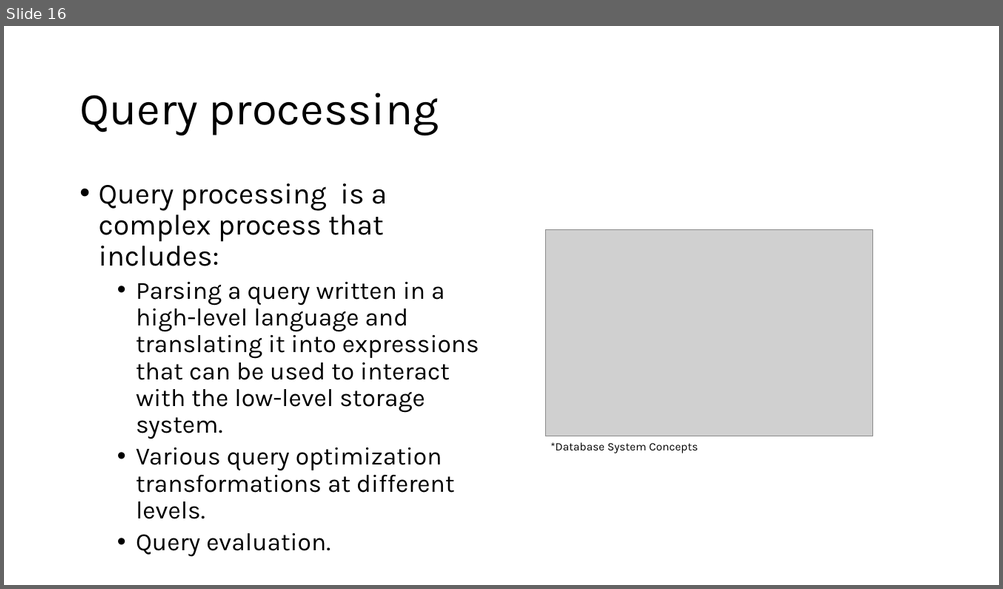
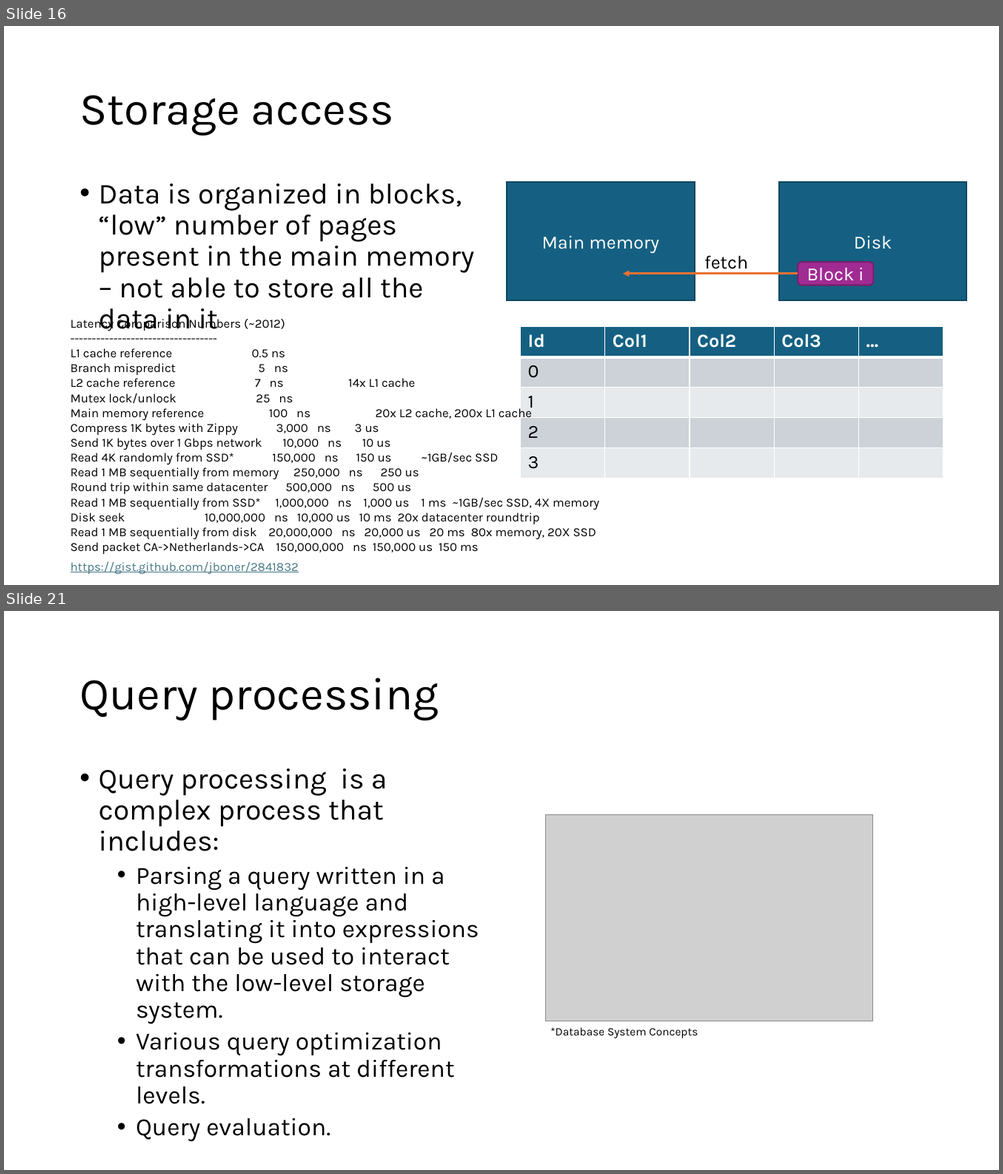
Before and after one commit to aregm/system-design-course, a slide deck: docs/Lecture 8.pptx. Shown one above the other, each under a label of ours: slide 16 before the commit, slides 16 and 21 after it; the slides between them are not shown. The pictures are 1003x589 and 1003x1174 pixels, drawn with LibreOffice and Linux fonts; fonts in the diff are those of the drawing; grey boxes stand for pictures. Boxes give left, top, right and bottom in pixels: in the first picture for what was removed or moved away, otherwise in the second. Text is boxed around its words. In the diff, an @@ line names an element or a change of style, - is before the commit and + after.

```diff
--- a/docs/Lecture 8.pptx
+++ b/docs/Lecture 8.pptx
@@ slide 16 added at bbox=[4, 26, 999, 585], background #FFFFFF @@
@@ title added at bbox=[79, 95, 394, 136], 44 pt, text #000000 @@
+Storage access
@@ text added at bbox=[99, 184, 474, 331], 28 pt, text #000000 @@
+• Data is organized in blocks, “low” number of pages present in the main memory – not able to store all the data in it
@@ rectangle added at bbox=[507, 182, 695, 301], fill #156082, outline #104760 1.5 pt, 18 pt, text #FFFFFF @@
+Main memory
@@ rectangle added at bbox=[780, 182, 967, 301], fill #156082, outline #104760 1.5 pt, 18 pt, text #FFFFFF @@
+Disk
@@ text added at bbox=[704, 255, 748, 274], 18 pt, text #000000 @@
+fetch
@@ rounded rectangle added at bbox=[798, 263, 874, 286], fill #A02B93, outline #76206D 1.5 pt, 18 pt, text #FFFFFF @@
+Block i
@@ arrow added from (798, 274) to (623, 274), #E97132 2 pt @@
@@ text added at bbox=[71, 317, 599, 554], 12 pt, text #000000 @@
+Latency Comparison Numbers (~2012)
+----------------------------------
+L1 cache reference 0.5 ns
+Branch mispredict 5 ns
+L2 cache reference 7 ns 14x L1 cache
+Mutex lock/unlock 25 ns
+Main memory reference 100 ns 20x L2 cache, 200x L1 cache
+Compress 1K bytes with Zippy 3,000 ns 3 us
+Send 1K bytes over 1 Gbps network 10,000 ns 10 us
+Read 4K randomly from SSD* 150,000 ns 150 us ~1GB/sec SSD
+Read 1 MB sequentially from memory 250,000 ns 250 us
+Round trip within same datacenter 500,000 ns 500 us
+Read 1 MB sequentially from SSD* 1,000,000 ns 1,000 us 1 ms ~1GB/sec SSD, 4X memory
+Disk seek 10,000,000 ns 10,000 us 10 ms 20x datacenter roundtrip
+Read 1 MB sequentially from disk 20,000,000 ns 20,000 us 20 ms 80x memory, 20X SSD
+Send packet CA->Netherlands->CA 150,000,000 ns 150,000 us 150 ms
@@ table added at bbox=[521, 327, 942, 479], 5 rows, 5 columns @@
+Id | Col1 | Col2 | Col3 | …
+0 |  |  |  | 
+1 |  |  |  | 
+2 |  |  |  | 
+3 |  |  |  | 
@@ text added at bbox=[71, 562, 299, 574], 12 pt, text #467886, underline @@
+https://gist.github.com/jboner/2841832
@@ what was slide 16 is now slide 21 @@
```
Also in this commit, not shown: 4 other slides added.
